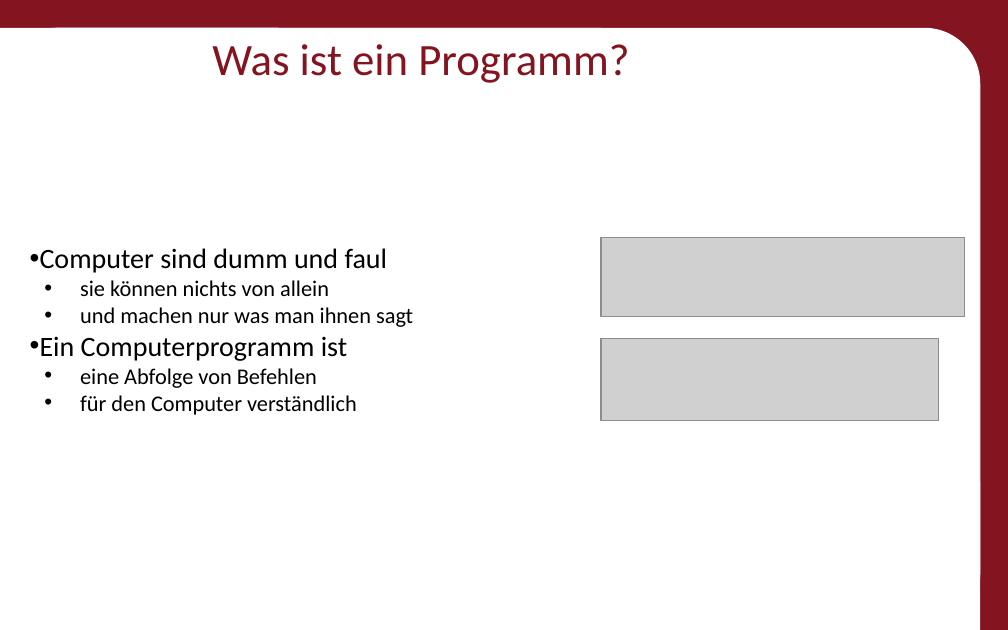
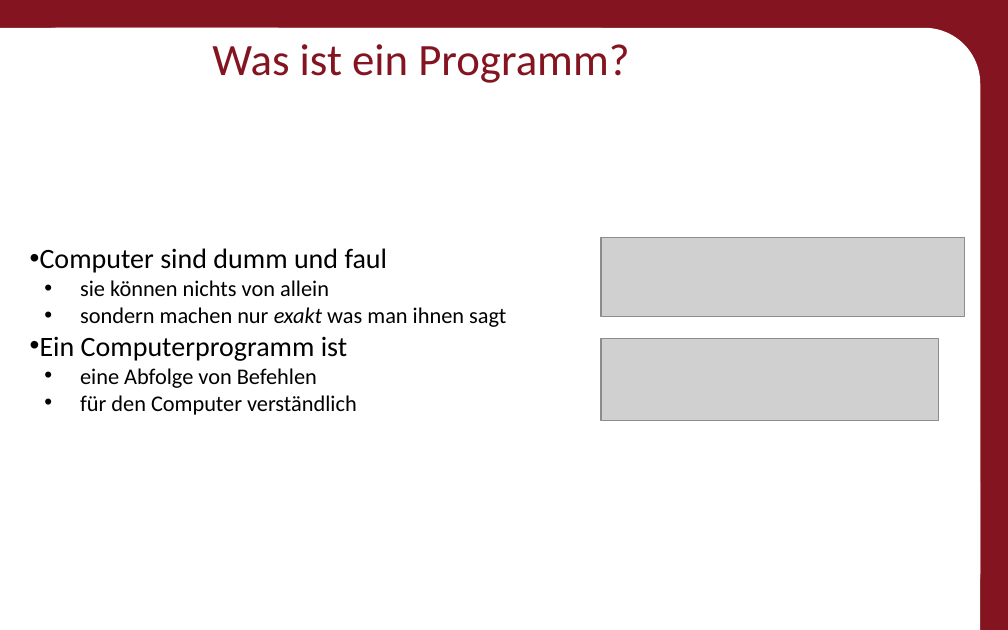
Before and after one commit to Roboscope/java-with-nao, a slide deck: slide 6 of Präsentationen/Anfänger - Java mit NAO.pptx. Drawn at 1008x630 pixels with LibreOffice and Linux fonts; fonts in the diff are those of the drawing; grey boxes stand for pictures; background and template pictures are left out. Boxes give left, top, right and bottom in pixels: in the first picture for what was removed or moved away, otherwise in the second. Text is boxed around its words. In the diff, an @@ line names an element or a change of style, - is before the commit and + after.

```diff
--- a/Präsentationen/Anfänger - Java mit NAO.pptx
+++ b/Präsentationen/Anfänger - Java mit NAO.pptx
@@ text at (80,307,506,327): text changed @@
-  • und machen nur was man ihnen sagt
+  • sondern machen nur exakt was man ihnen sagt
```
Also in this commit, not shown: 10 other slides changed, 1 slide added, 26 other files.
